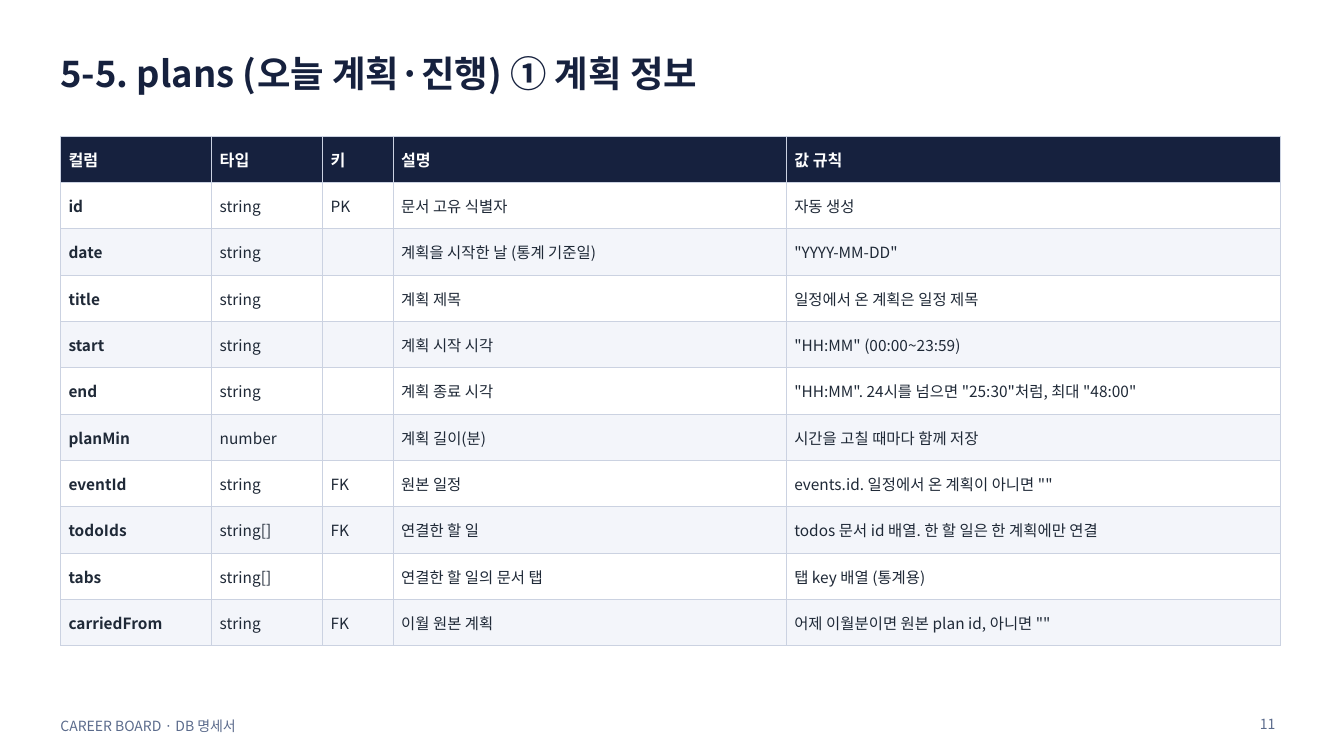
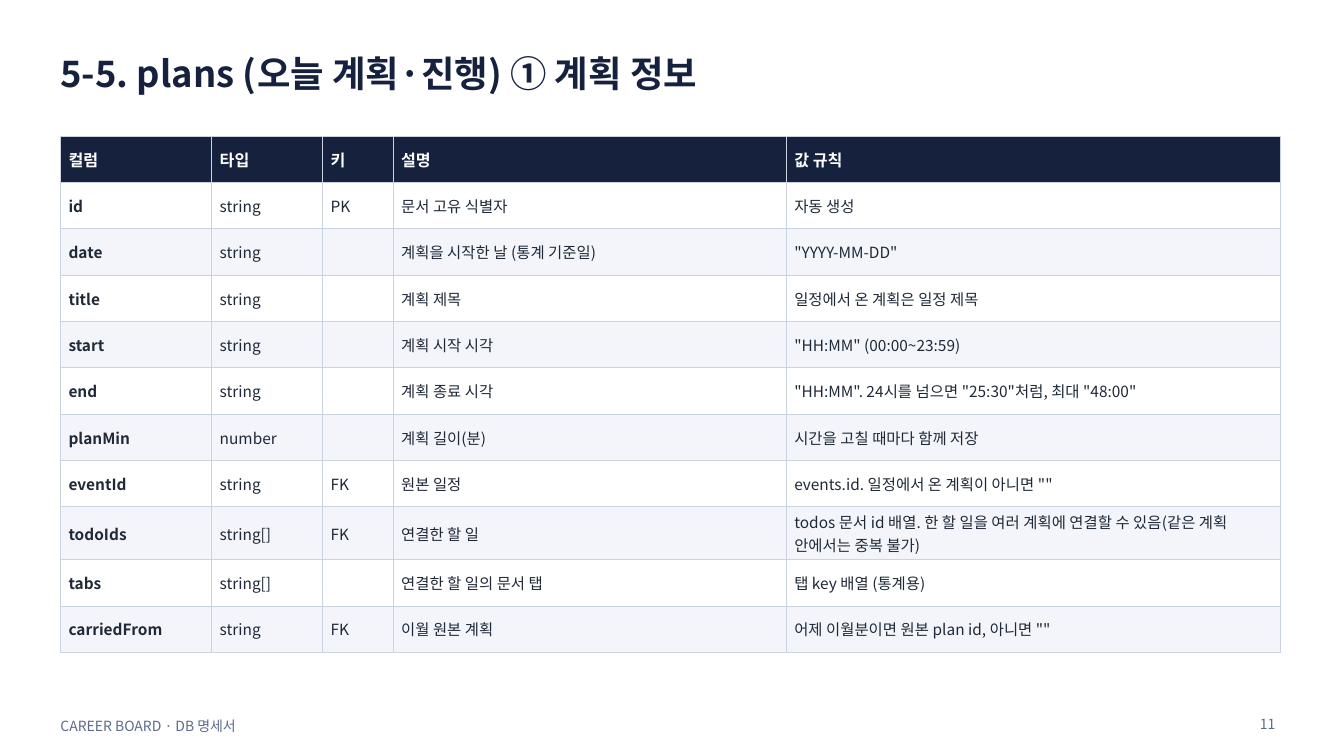
Before and after one commit to min-0o0/Career-Board, a slide deck: slide 11 of docs/db/career-board-db-spec.pptx. Drawn at 1344x756 pixels with LibreOffice and Linux fonts; fonts in the diff are those of the drawing. Boxes give left, top, right and bottom in pixels: in the first picture for what was removed or moved away, otherwise in the second. Text is boxed around its words. In the diff, an @@ line names an element or a change of style, - is before the commit and + after.

Commit message:
docs: 할 일을 여러 계획에 연결할 수 있도록 DB 문서 갱신 (v1.3)

```diff
--- a/docs/db/career-board-db-spec.pptx
+++ b/docs/db/career-board-db-spec.pptx
@@ table at [60, 136, 1280, 643] @@
-row 9, column 5: todos 문서 id 배열. 한 할 일은 한 계획에만 연결
+row 9, column 5: todos 문서 id 배열. 한 할 일을 여러 계획에 연결할 수 있음(같은 계획 안에서는 중복 불가)
```
Also in this commit, not shown: 4 other slides changed, 3 other files.
